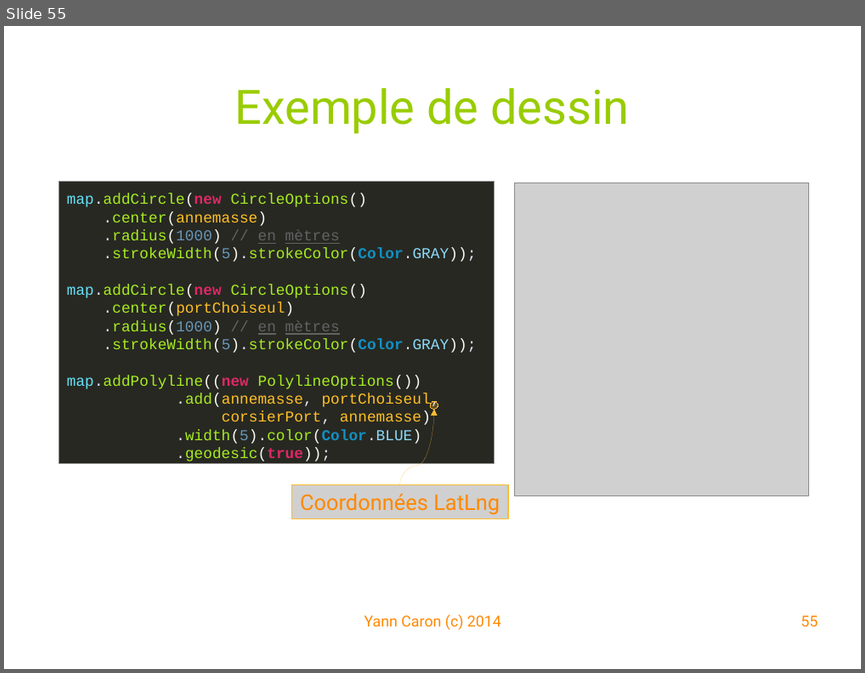
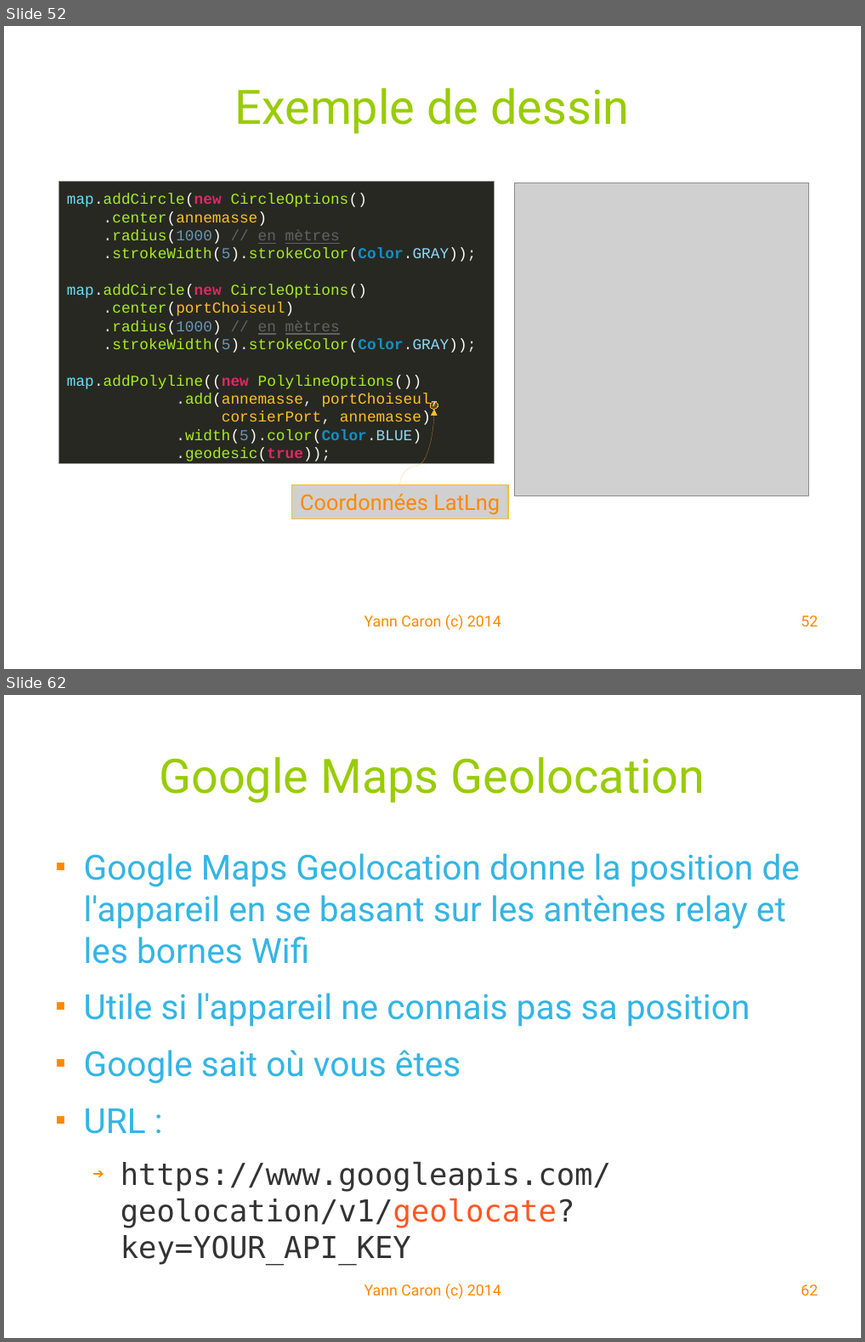
Before and after one commit to YannCaron/Android-ENSG, a slide deck: 05 - Google Map.odp. Shown one above the other, each under a label of ours: slide 55 before the commit, slides 52 and 62 after it; the slides between them are not shown. The pictures are 865x673 and 865x1342 pixels, drawn with LibreOffice and Linux fonts; fonts in the diff are those of the drawing; grey boxes stand for pictures; background and template pictures are left out. Boxes give left, top, right and bottom in pixels: in the first picture for what was removed or moved away, otherwise in the second. Text is boxed around its words. In the diff, an @@ line names an element or a change of style, - is before the commit and + after.

Commit message:
Issur #13 Google Map API

```diff
--- a/05 - Google Map.odp
+++ b/05 - Google Map.odp
@@ slide 62 added at (4, 695, 861, 1338), background #FFFFFF @@
@@ title added at (159, 757, 705, 803), 44 pt, text #99CC00 @@
+Google Maps Geolocation
@@ text added at (84, 853, 800, 1228), 32 pt, text #33B5E5 @@
+■ Google Maps Geolocation donne la position de l'appareil en se basant sur les antènes relay et les bornes Wifi
+■ Utile si l'appareil ne connais pas sa position
+■ Google sait où vous êtes
+■ URL :
+  ➔ https://www.googleapis.com/geolocation/v1/geolocate?key=YOUR_API_KEY
@@ text added at (364, 1283, 501, 1299), 14 pt, text #FF8800 @@
+Yann Caron (c) 2014
@@ page number added at (800, 1284, 817, 1295), 14 pt, text #FF8800 @@
+62
@@ what was slide 55 is now slide 52 @@
@@ page number at (800, 615, 817, 626): text changed @@
-55
+52
```
Also in this commit, not shown: 7 slides changed, 10 other slides added, 3 slides removed, 2 other files.
